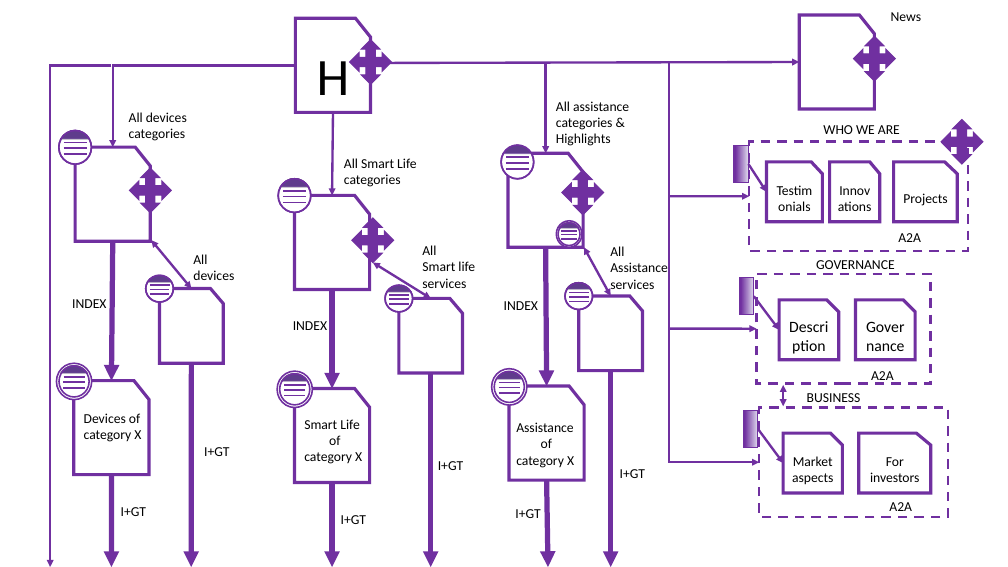
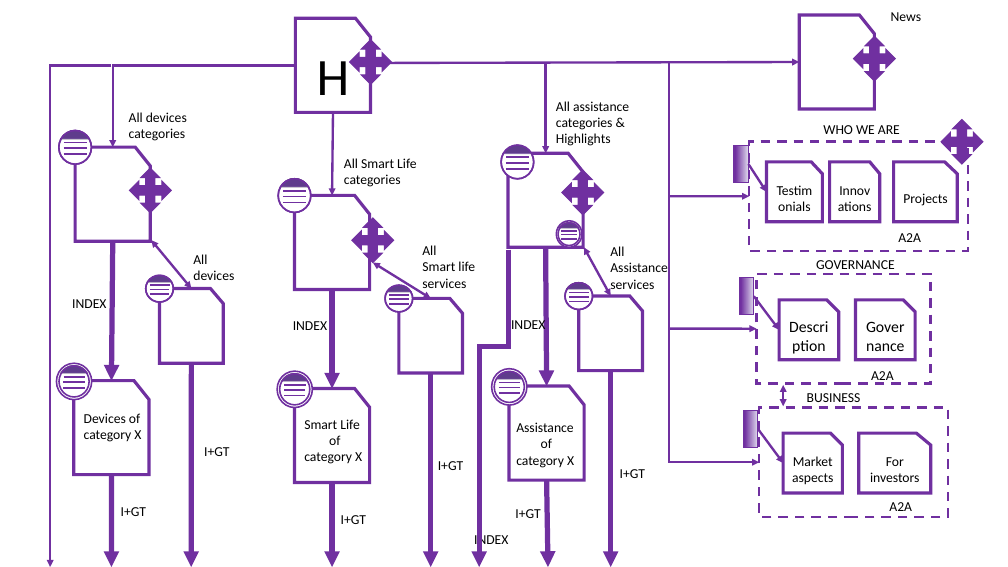
Before and after one commit to AlessandroPozzi/HypermediaProject2016-PozziRomani, a slide deck: slide 6 of Drafts & Material/IDM Models.pptx. Drawn at 1008x567 pixels with LibreOffice and Linux fonts; fonts in the diff are those of the drawing. Boxes give left, top, right and bottom in pixels: in the first picture for what was removed or moved away, otherwise in the second. Text is boxed around its words. In the diff, an @@ line names an element or a change of style, - is before the commit and + after.

```diff
--- a/Drafts & Material/IDM Models.pptx
+++ b/Drafts & Material/IDM Models.pptx
@@ elbow arrow added from (509, 250) to (479, 567), #7030A0 5 pt @@
@@ text added at (x1=511, y1=318, x2=545, y2=334), 13 pt, text #000000 @@
+INDEX
@@ text "INDEX" rewrapped from (x1=504, y1=301, x2=538, y2=310) to (x1=474, y1=533, x2=508, y2=549) @@
```
Also in this commit, not shown: 1 other slide changed, 1 other file.
